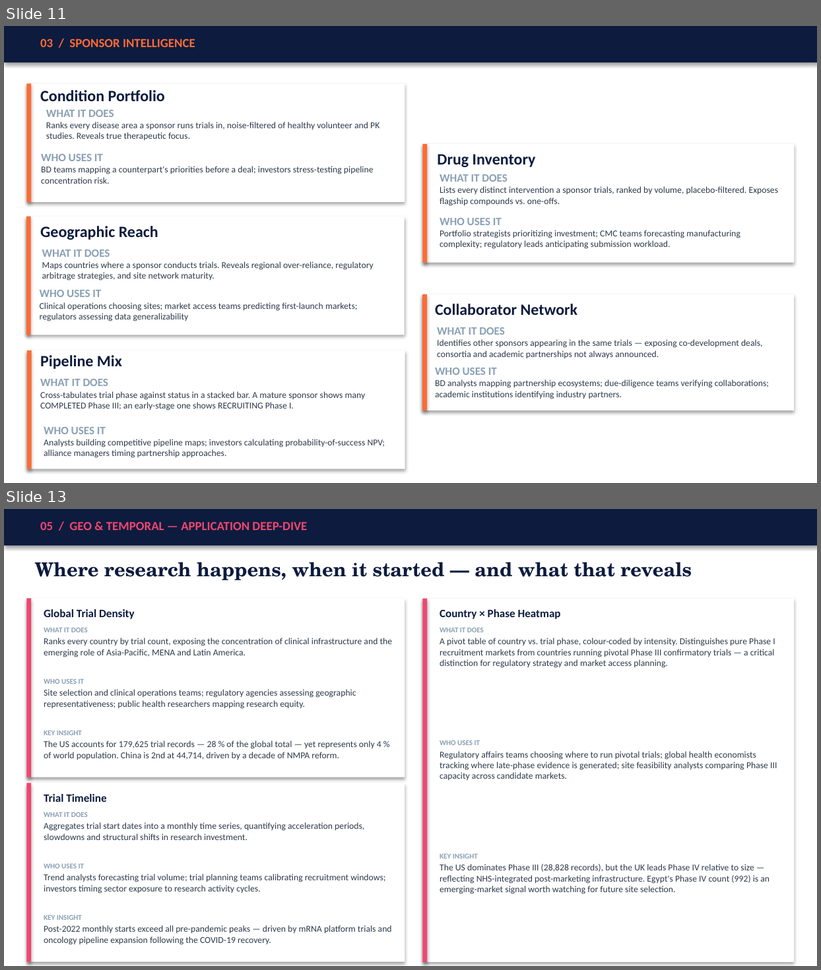
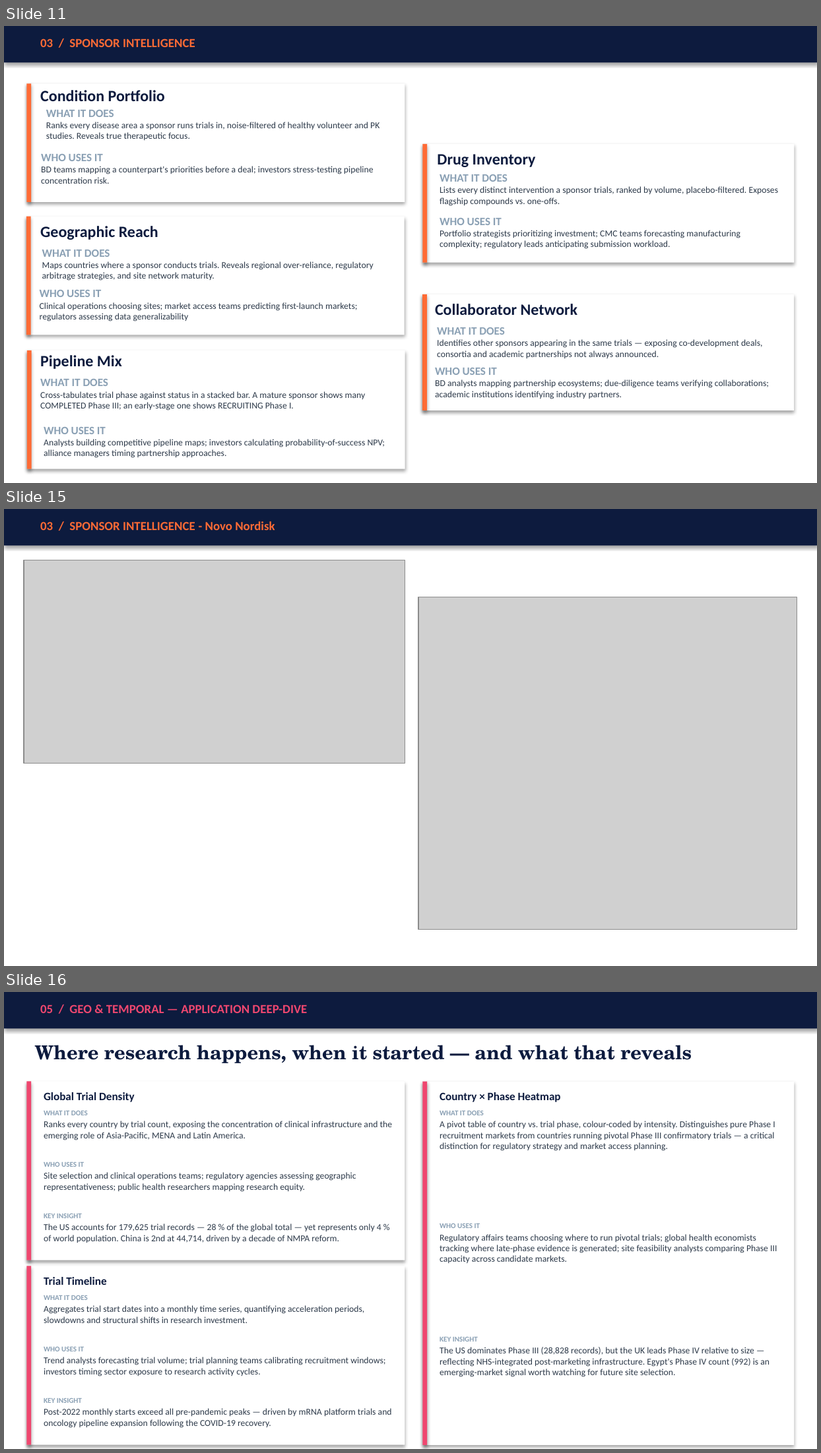
Before and after one commit to SHASANKsp/ClinicalTrails_application, a slide deck: ClinicalTrials_KG_LinkedIn_v2.pptx. Shown one above the other, each under a label of ours: slides 11 and 13 before the commit, slides 11, 15 and 16 after it; the slides between them are not shown. The pictures are 821x970 and 821x1453 pixels, drawn with LibreOffice and Linux fonts; fonts in the diff are those of the drawing; grey boxes stand for pictures. Boxes give left, top, right and bottom in pixels: in the first picture for what was removed or moved away, otherwise in the second. Text is boxed around its words. In the diff, an @@ line names an element or a change of style, - is before the commit and + after.

```diff
--- a/ClinicalTrials_KG_LinkedIn_v2.pptx
+++ b/ClinicalTrials_KG_LinkedIn_v2.pptx
@@ slide 15 added at (4,509,817,966), background #FFFFFF @@
@@ rectangle added at (4,509,817,545), fill #0D1B3E @@
@@ text added at (40,521,275,530), 11 pt, text #FF6B35, bold @@
+03 / SPONSOR INTELLIGENCE - Novo Nordisk
@@ picture added at (24,560,405,764) @@
@@ picture added at (418,597,797,930) @@
@@ what was slide 13 is now slide 16 @@
```
Also in this commit, not shown: 2 slides changed, 2 other slides added, 1 other file.
